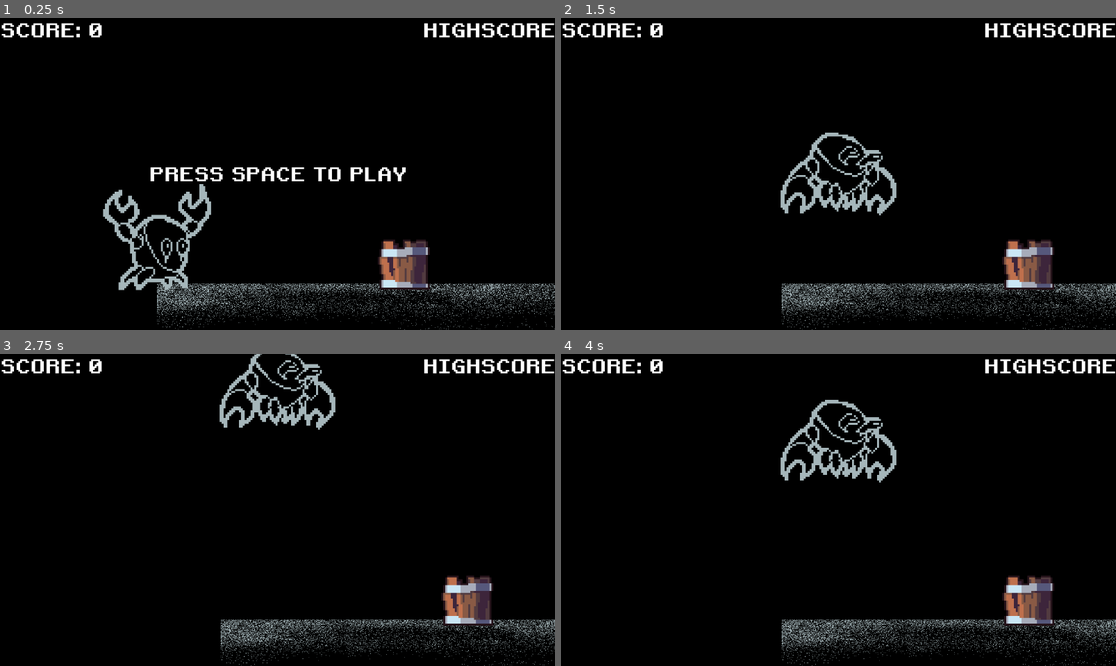
Above: before the commit, frames 1-4 (two rows, left to right).
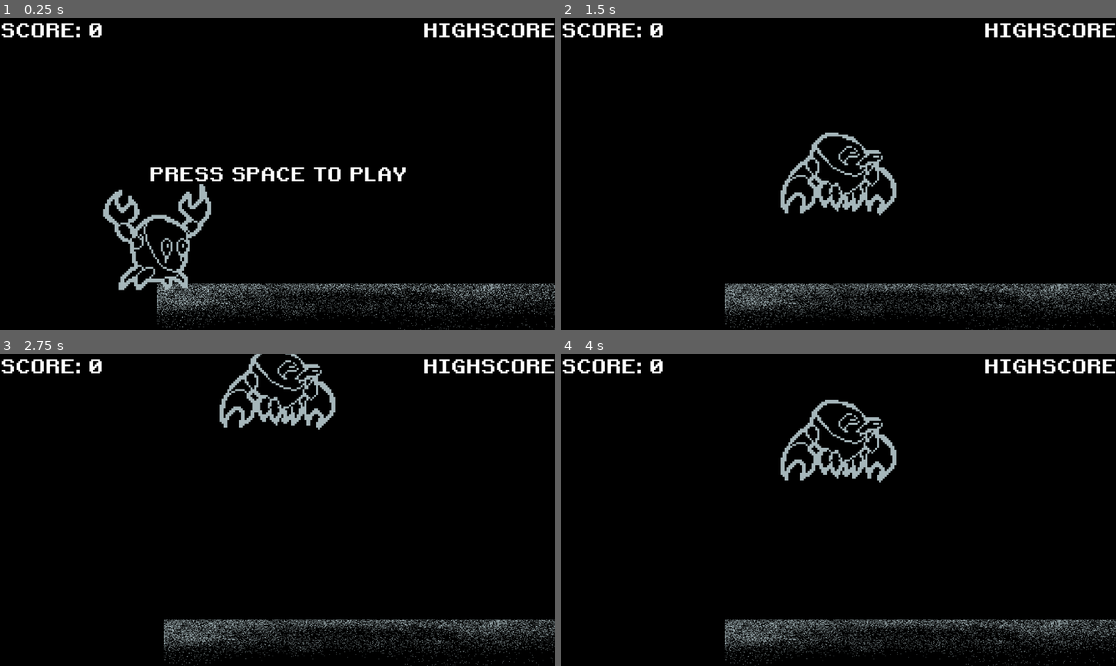
Above: after the commit, the same moments.

Repository: DdeHoog/bit-crab-beat
Game: Godot game, scene res://scenes/main.tscn
Same seed, same stepped clock (60 frames per second), same inputs: the game is played once before the commit and once after it. Sound files missing from this copy of the repository are replaced by a short silence.
Inputs:
- Up to frame 1 (0.25 s): no input
- Up to frame 2 (1.5 s): tap Space (Jump) at 0.5, 1.35 s; hold Space (Jump) 0.53-1.28 s
- Up to frame 3 (2.75 s): tap Space (Jump) at 1.52, 1.82 s; hold S (Down) from 2.03 s (still down); hold Space (Jump) from 2.03 s (still down)
- Up to frame 4 (4 s): release S (Down) at 2.78 s; release Space (Jump) at 2.78 s; tap Space (Jump) at 2.85, 3.02, 3.32 s; hold Space (Jump) from 3.53 s (still down)

The runs differ from the first frame. In frame 1, 1.3% of the frame differs, in the area x 68-78%, y 71-88%; in frame 2, 5.3%, in the area x 29-100%, y 71-100%; in frame 3, 5.3%; in frame 4, 5.3%.

Commit message:
Barrels test

Diff:
--- a/scenes/crab.tscn
+++ b/scenes/crab.tscn
@@ -1,8 +1,8 @@
 [gd_scene load_steps=14 format=3 uid="uid://dq5kitkbpxa6u"]
 
 [ext_resource type="Script" uid="uid://dhcneg0aaclpu" path="res://scripts/crab.gd" id="1_rq6vx"]
-[ext_resource type="AudioStream" uid="uid://dscpg6m666dta" path="res://assets/audio/jump.wav" id="2_rq6vx"]
 [ext_resource type="Texture2D" uid="uid://cqrr0ogop2t6q" path="res://assets/img/Crab sprites V1.png" id="3_83q5x"]
+[ext_resource type="AudioStream" uid="uid://fluq4rgp2okx" path="res://assets/audio/[EOT] Kick - Bubble @orsixbeats.wav" id="3_rq6vx"]
 
 [sub_resource type="AtlasTexture" id="AtlasTexture_i3pe7"]
 atlas = ExtResource("3_83q5x")
@@ -73,7 +73,7 @@
 }],
 "loop": true,
 "name": &"Run",
-"speed": 4.8
+"speed": 1.2
 }]
 
 [sub_resource type="CapsuleShape2D" id="CapsuleShape2D_83q5x"]
@@ -92,9 +92,8 @@
 texture_filter = 1
 scale = Vector2(0.5, 0.5)
 sprite_frames = SubResource("SpriteFrames_q4iun")
-animation = &"Run"
+animation = &"Jump"
 autoplay = "Idle"
-frame_progress = 0.559721
 
 [node name="RunCol" type="CollisionShape2D" parent="."]
 visibility_layer = 2
@@ -106,5 +105,5 @@
 shape = SubResource("CapsuleShape2D_rftv6")
 
 [node name="JumpSound" type="AudioStreamPlayer" parent="."]
-stream = ExtResource("2_rq6vx")
+stream = ExtResource("3_rq6vx")
 volume_db = -25.0
--- a/scenes/main.tscn
+++ b/scenes/main.tscn
@@ -8,6 +8,7 @@
 [ext_resource type="PackedScene" uid="uid://bpunnmdbrunrw" path="res://scenes/hud.tscn" id="6_tefeu"]
 [ext_resource type="Script" uid="uid://mry38476ou0" path="res://scripts/conductor.gd" id="7_o6xl0"]
 [ext_resource type="PackedScene" uid="uid://cibifkwfrce7j" path="res://scenes/placeholdername_barrel.tscn" id="8_tipki"]
+[ext_resource type="Texture2D" uid="uid://ca01iuenpdkvj" path="res://assets/img/obstacles/stump.png" id="10_choun"]
 
 [node name="Main" type="Node"]
 script = ExtResource("1_tbgi4")
@@ -59,9 +60,6 @@
 volume_db = -22.847
 script = ExtResource("7_o6xl0")
 
-[node name="PLACEHOLDERNAME-BARREL" parent="." instance=ExtResource("8_tipki")]
-position = Vector2(512, 512)
-
 [node name="PLACEHOLDERNAME-BARREL11" parent="." instance=ExtResource("8_tipki")]
 position = Vector2(5632, 512)
 
@@ -165,21 +163,21 @@
 position = Vector2(22528, 512)
 
 [node name="PLACEHOLDERNAME-BARREL45" parent="." instance=ExtResource("8_tipki")]
-position = Vector2(23040, 483)
+position = Vector2(23040, 512)
 
 [node name="PLACEHOLDERNAME-BARREL46" parent="." instance=ExtResource("8_tipki")]
 position = Vector2(23552, 512)
 
-[node name="PLACEHOLDERNAME-BARREL2" parent="." instance=ExtResource("8_tipki")]
+[node name="PLACEHOLDERNAME-BARREL55" parent="." instance=ExtResource("8_tipki")]
+position = Vector2(1536, 512)
+
+[node name="PLACEHOLDERNAME-BARREL57" parent="." instance=ExtResource("8_tipki")]
 position = Vector2(1024, 512)
 
-[node name="PLACEHOLDERNAME-BARREL3" parent="." instance=ExtResource("8_tipki")]
-position = Vector2(1536, 512)
-
-[node name="PLACEHOLDERNAME-BARREL4" parent="." instance=ExtResource("8_tipki")]
+[node name="PLACEHOLDERNAME-BARREL5" parent="." instance=ExtResource("8_tipki")]
 position = Vector2(2048, 512)
 
-[node name="PLACEHOLDERNAME-BARREL5" parent="." instance=ExtResource("8_tipki")]
+[node name="PLACEHOLDERNAME-BARREL47" parent="." instance=ExtResource("8_tipki")]
 position = Vector2(2560, 512)
 
 [node name="PLACEHOLDERNAME-BARREL6" parent="." instance=ExtResource("8_tipki")]
@@ -196,3 +194,7 @@
 
 [node name="PLACEHOLDERNAME-BARREL10" parent="." instance=ExtResource("8_tipki")]
 position = Vector2(5120, 512)
+
+[node name="Stump" type="Sprite2D" parent="."]
+position = Vector2(1024, 483)
+texture = ExtResource("10_choun")
--- a/scripts/main.gd
+++ b/scripts/main.gd
@@ -3,7 +3,7 @@
 #game variables
 const CRAB_START_POS := Vector2i(0, 485) #hardcoded start position of playersprite
 const CAM_START_POS := Vector2i(250, 324) #middle of gamescreen - adjust later to match viewport!
-const START_SPEED : float = 213.34 #Starting off speed
+const START_SPEED : float = 213.34 * 2 #Starting off speed
 const MAX_SPEED : int = 1000 #Define a max speed, incase we increase speed overtime, added limit.
 const SPEED_MODIFIER := 50000 #Needed to divide speed to not go giga fast in 2 sec - temp fix, remove later?
 const SCORE_MODIFIER := 1000 #Needed to divide the score to keep numbers reasonable - temp fix, remove later.
Not shown, added: assets/audio/[EOT] Kick - Bubble @orsixbeats.wav.import
Not shown: 1 places in scenes/main.tscn that only renumber resources
Not shown, added: assets/audio/[EOT] Kick - Bubble @orsixbeats.wav
